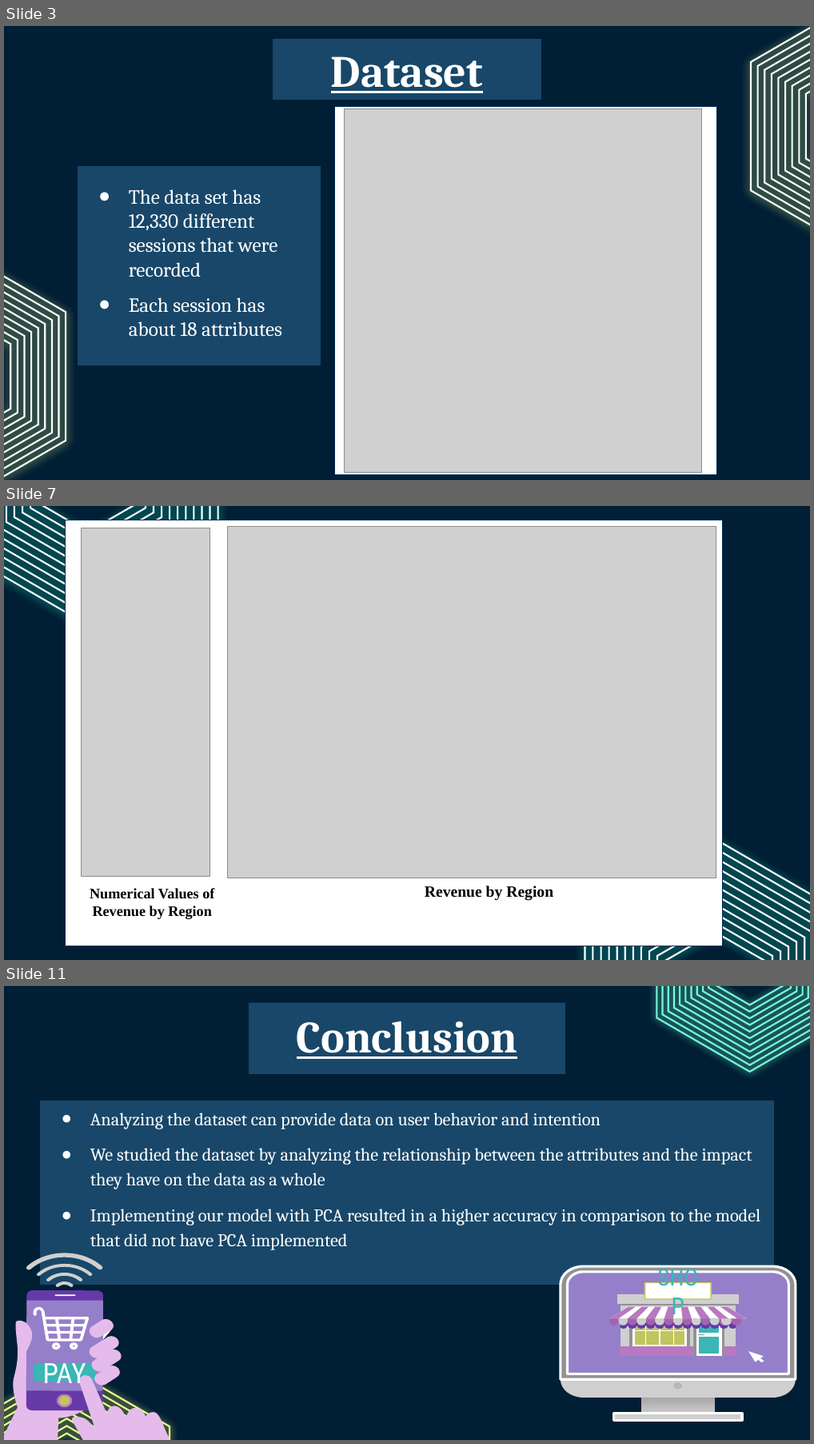
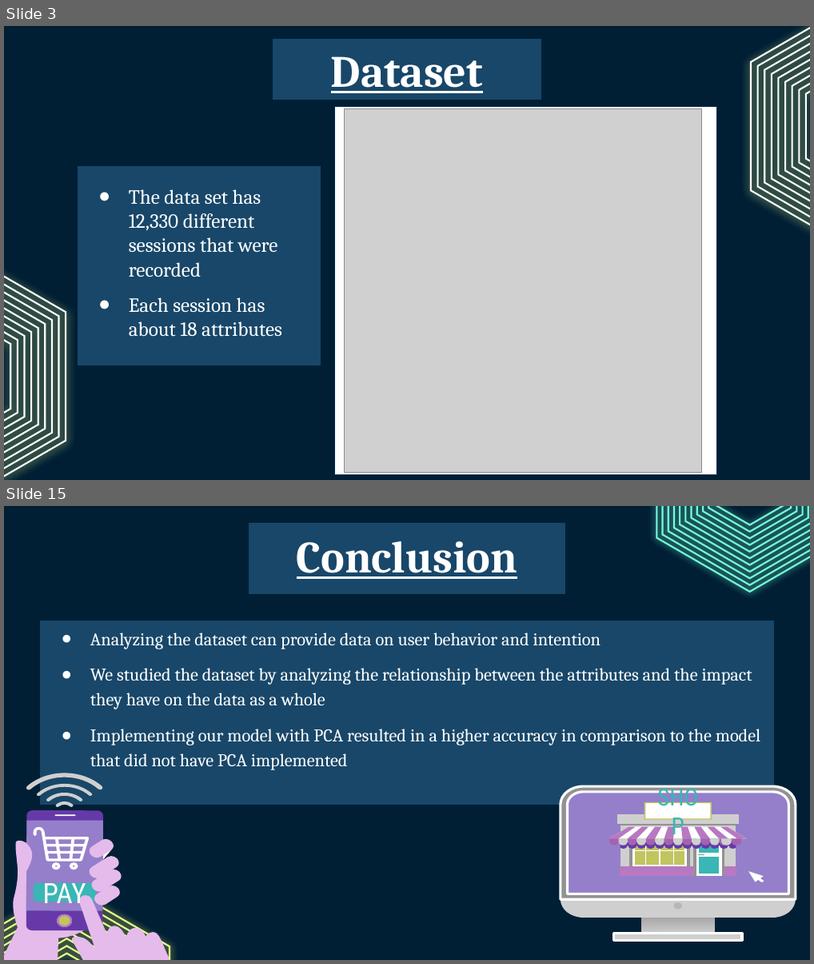
Before and after one commit to isaac-co/online-shopper-intention, a slide deck: CECS456_Group3_Online_Shoppers_Intention.pptx. Shown one above the other, each under a label of ours: slides 3, 7 and 11 before the commit, slides 3 and 15 after it; the slides between them are not shown. The pictures are 814x1444 and 814x964 pixels, drawn with LibreOffice and Linux fonts; fonts in the diff are those of the drawing; grey boxes stand for pictures. Boxes give left, top, right and bottom in pixels: in the first picture for what was removed or moved away, otherwise in the second. Text is boxed around its words. In the diff, an @@ line names an element or a change of style, - is before the commit and + after.

```diff
--- a/CECS456_Group3_Online_Shoppers_Intention.pptx
+++ b/CECS456_Group3_Online_Shoppers_Intention.pptx
@@ slide 7 removed at [4,506,810,960], background #001F35 @@
@@ group removed at [4,506,218,624]: 11 freeform shapes @@
@@ rectangle removed at [66,520,723,945] @@
@@ picture removed at [82,528,210,876] @@
@@ picture removed at [228,526,717,878] @@
@@ text removed at [90,888,214,919] @@
-Numerical Values of Revenue by Region
@@ text removed at [425,885,554,900] @@
-Revenue by Region
@@ group removed at [586,838,810,960]: 11 freeform shapes @@
@@ what was slide 11 is now slide 15 @@
```
Also in this commit, not shown: 6 slides changed, 5 slides added, 1 other file.
